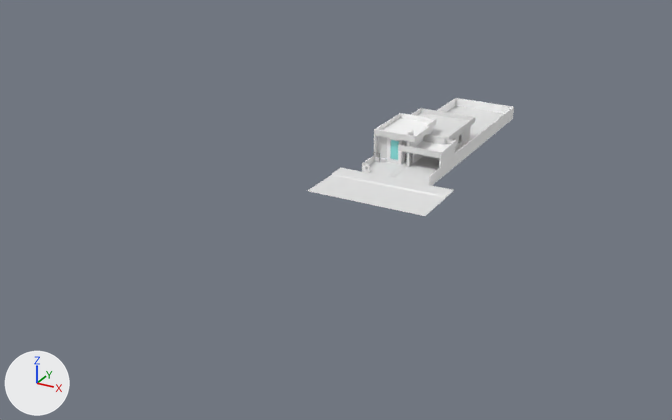
The glTF model building-vr/src/static/models/projeto-lori.glb as it was, and as the next commit left it.
The view is the same before and after, from a camera (50 mm lens) standing at (64.8, -130.6, 55.4) and looking at (-2.5, -8.2, -5.7). The lights are fixed; the arrows at lower left show +X, +Y and +Z. Where no turn or scale is listed for an object, it has been applied to the vertices.

The scene before the commit, as lines of its bpy script (objects in view):
```python
ob_group_61 = bpy.data.objects.new('group_61', me_id2675)
ob_group_61.parent = ob_sketchup
ob_group_61.location = (16.09, -15.0, -0.22)
ob_group_61.rotation_euler = (-3.142, 0.0, 0.0)  # degrees (-180, 0, 0)
ob_group_61.scale = (-0.0254, -0.0254, -0.0254)
ob_group_61_002 = bpy.data.objects.new('group_61.002', me_id2694)
ob_group_61_002.parent = ob_sketchup
ob_group_61_002.location = (16.09, -15.0, -0.22)
ob_group_61_002.rotation_euler = (-3.142, 0.0, 0.0)  # degrees (-180, 0, 0)
ob_group_61_002.scale = (-0.0254, -0.0254, -0.0254)
ob_group_8 = bpy.data.objects.new('group_8', me_id637)
ob_group_8.location = (4.7, 0.2, 3.1)
ob_roof_002 = bpy.data.objects.new('roof.002', me_id515)
ob_roof_002.location = (0.2, 6.2, 3.5)
ob_roof_003 = bpy.data.objects.new('roof.003', me_id528)
ob_roof_003.location = (0.2, 6.2, 3.5)
ob_sketchup = bpy.data.objects.new('SketchUp', me_id6106)
ob_sketchup.location = (0.0, 0.0, 0.0)
ob_sketchup_075 = bpy.data.objects.new('SketchUp.075', me_id6641)
ob_sketchup_075.location = (0.0, 0.0, 0.0)
ob_sketchup_081 = bpy.data.objects.new('SketchUp.081', me_id6689)
ob_sketchup_081.location = (0.0, 0.0, 0.0)
ob_sketchup_083 = bpy.data.objects.new('SketchUp.083', me_id6705)
ob_sketchup_083.location = (0.0, 0.0, 0.0)
# also in view: 'roof.001' at (3.7, 5.2, 5.5)
```
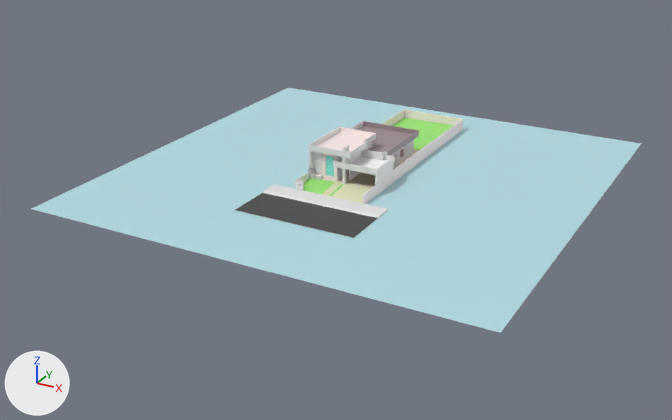
What differs and where, as boxes [x1, y1, x2, y2] in the pictures (672 x 420 px):
'Plane', added (cyan)
    after: [31, 88, 641, 333]
'group_61.002', recoloured, moved
    before: [308, 175, 445, 216]
    after: [235, 193, 378, 238]
'SketchUp', moved
    before: [363, 98, 514, 185]
    after: [296, 109, 463, 204]
'group_61', moved
    before: [333, 168, 453, 196]
    after: [264, 184, 387, 216]
'SketchUp.081', recoloured, moved
    before: [447, 106, 505, 136]
    after: [392, 117, 453, 150]
'roof.001', moved
    before: [374, 113, 436, 136]
    after: [313, 127, 375, 152]
'roof.003', recoloured, moved
    before: [416, 113, 469, 137]
    after: [357, 126, 412, 153]
'roof.002', recoloured, moved
    before: [421, 108, 476, 140]
    after: [363, 121, 419, 155]
'roof', moved
    before: [374, 119, 437, 142]
    after: [309, 133, 376, 158]
'SketchUp.010', moved
    before: [376, 109, 433, 164]
    after: [310, 122, 372, 181]
'SketchUp.083', recoloured, moved
    before: [370, 161, 400, 177]
    after: [303, 178, 335, 194]
'group_61.003', moved
    before: [332, 173, 446, 198]
    after: [263, 191, 379, 218]
'group_8', moved
    before: [398, 145, 441, 158]
    after: [333, 161, 377, 175]
'roof.005', moved
    before: [415, 141, 451, 152]
    after: [350, 156, 388, 169]
'roof.004', moved
    before: [398, 134, 456, 152]
    after: [333, 149, 394, 169]
'SketchUp.044', moved
    before: [377, 136, 387, 158]
    after: [312, 151, 322, 175]
'instance_95', moved
    before: [390, 140, 399, 160]
    after: [326, 156, 334, 176]
'SketchUp.038', moved
    before: [374, 135, 387, 163]
    after: [309, 151, 322, 179]
'SketchUp.036', moved
    before: [406, 141, 413, 167]
    after: [342, 157, 349, 184]
'group_52', moved
    before: [363, 163, 370, 173]
    after: [296, 180, 304, 190]
'SketchUp.079', moved
    before: [362, 156, 374, 172]
    after: [295, 172, 310, 189]
'SketchUp.075', recoloured
    both: [329, 167, 408, 196]
'group_61.001', moved
    before: [309, 190, 454, 214]
    after: [236, 209, 388, 236]
'SketchUp.035', moved
    before: [408, 130, 414, 136]
    after: [342, 145, 349, 152]
'SketchUp.076', moved
    before: [385, 162, 401, 165]
    after: [322, 178, 336, 182]
'group_87.001', moved (not visible afterwards)
    before: [373, 152, 380, 163]

Edits to the bpy script that builds the scene:
```text
Change mat_blacktop_old_02:
    mat_blacktop_old_02.base_color: (0.8, 0.8, 0.8) -> (0.0653, 0.0653, 0.0653)  # white #e7e7e7 -> dark grey #484848
Change mat_material_6_0:
    mat_material_6_0.base_color: (0.8, 0.8, 0.8) -> (0.356, 0.279, 0.297)  # white #e7e7e7 -> grey #a19094
Change mat_vegetation_honey_locust:
    mat_vegetation_honey_locust.base_color: (0.8, 0.8, 0.8) -> (0.34, 0.8, 0.186)  # white #e7e7e7 -> green #9ee777
Add mat_material_3:
    mat_material_3 = principled_material('Material')
    mat_material_3.base_color = (0.469, 0.736, 0.8)  # cyan #b6dfe7
Add me_plane:
    me_plane.from_pydata([(-36.7, -36.7, 0.0), (36.7, -36.7, 0.0), (-36.7, 36.7, 0.0), (36.7, 36.7, 0.0)], [], [(0, 1, 3), (0, 3, 2)])
    me_plane.materials.append(mat_material_3)  # cyan #b6dfe7
Change ob_sketchup:
    ob_sketchup.location: (0.0, 0.0, 0.0) -> (-5.7, -11.6, 0.0)
Change ob_group_8:
    ob_group_8.location: (4.7, 0.2, 3.1) -> (-1.0, -11.4, 3.1)
Change ob_roof:
    ob_roof.location: (0.2, 0.4, 5.0) -> (-5.6, -11.2, 5.0)
Change ob_roof_001:
    ob_roof_001.location: (0.2, 0.4, 5.0) -> (-5.6, -11.2, 5.0)
Change ob_roof_002:
    ob_roof_002.location: (0.2, 6.2, 3.5) -> (-5.6, -5.4, 3.5)
Change ob_roof_003:
    ob_roof_003.location: (0.2, 6.2, 3.5) -> (-5.6, -5.4, 3.5)
Change ob_roof_004:
    ob_roof_004.location: (4.7, 0.2, 3.1) -> (-1.0, -11.4, 3.1)
Change ob_roof_005:
    ob_roof_005.location: (4.7, 0.2, 3.1) -> (-1.0, -11.4, 3.1)
Change ob_sketchup_010:
    ob_sketchup_010.location: (0.0, 0.0, 0.0) -> (-5.7, -11.6, 0.0)
Change ob_sketchup_032:
    ob_sketchup_032.location: (0.0, 0.0, 0.0) -> (-5.7, -11.6, 0.0)
Change ob_sketchup_033:
    ob_sketchup_033.location: (0.0, 0.0, 0.0) -> (-5.7, -11.6, 0.0)
Change ob_sketchup_035:
    ob_sketchup_035.location: (0.0, 0.0, 0.0) -> (-5.7, -11.6, 0.0)
Change ob_sketchup_036:
    ob_sketchup_036.location: (0.0, 0.0, 0.0) -> (-5.7, -11.6, 0.0)
Change ob_sketchup_038:
    ob_sketchup_038.location: (0.0, 0.0, 0.0) -> (-5.7, -11.6, 0.0)
Change ob_sketchup_042:
    ob_sketchup_042.location: (0.0, 0.0, 0.0) -> (-5.7, -11.6, 0.0)
Change ob_sketchup_044:
    ob_sketchup_044.location: (0.0, 0.0, 0.0) -> (-5.7, -11.6, 0.0)
Change ob_sketchup_073:
    ob_sketchup_073.location: (0.0, 0.0, 0.0) -> (-5.7, -11.6, 0.0)
Change ob_sketchup_076:
    ob_sketchup_076.location: (0.0, 0.0, 0.0) -> (-5.7, -11.6, 0.0)
Change ob_sketchup_079:
    ob_sketchup_079.location: (0.0, 0.0, 0.0) -> (-5.7, -11.6, 0.0)
Change ob_sketchup_081:
    ob_sketchup_081.location: (0.0, 0.0, 0.0) -> (-5.7, -11.6, 0.0)
Change ob_sketchup_083:
    ob_sketchup_083.location: (0.0, 0.0, 0.0) -> (-5.7, -11.6, 0.0)
Add ob_plane:
    ob_plane = bpy.data.objects.new('Plane', me_plane)
    ob_plane.location = (0.1, -4.1, -0.3)
```
